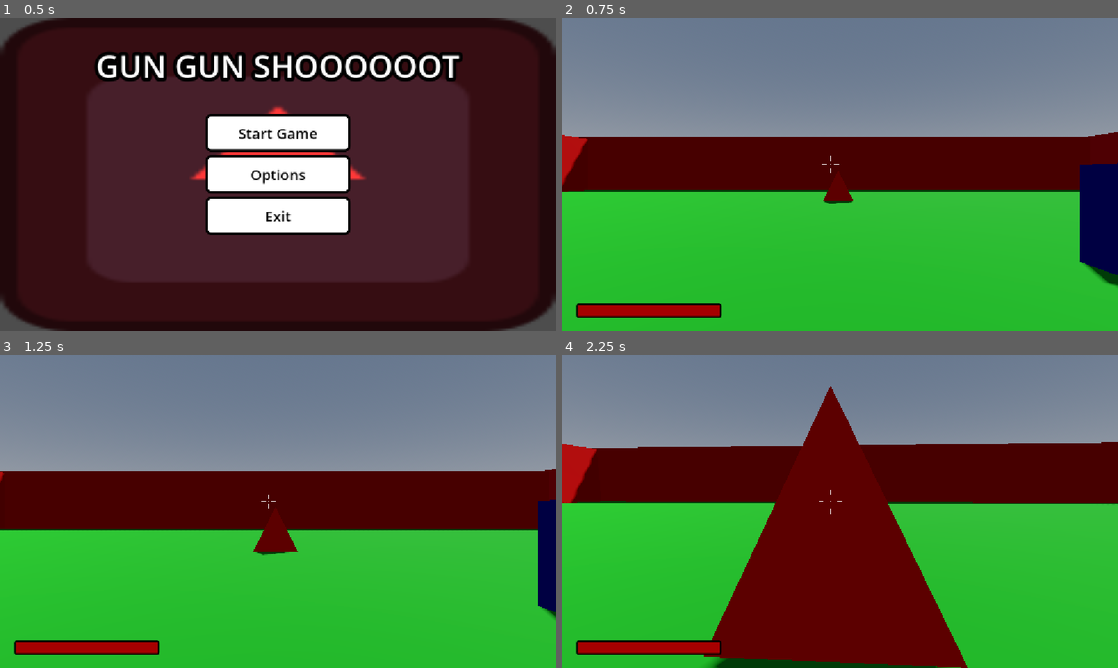
Above: before the commit, frames 1-4 (two rows, left to right).
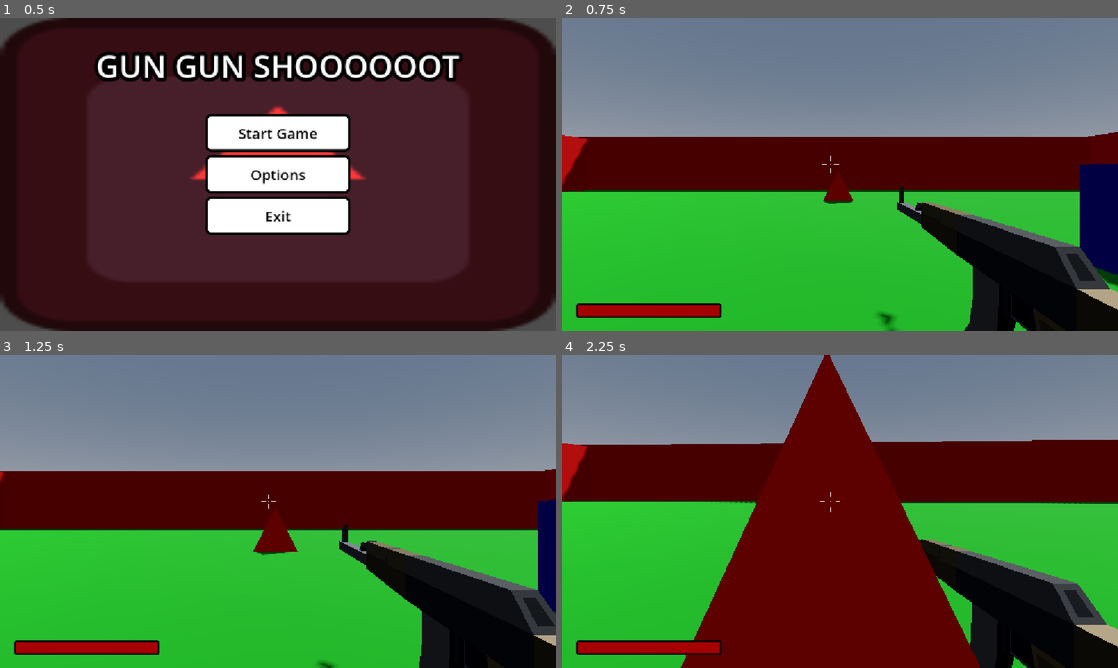
Above: after the commit, the same moments.

Repository: LaMemes10/dreamGame
Game: Godot game, scene res://scenes/mainMenu.tscn
Two runs of this game, one before a commit and one after it. Both use one fixed random seed, a clock stepped at 60 frames per second and the inputs below. The engine's default icon, where the game draws it, is replaced by a stand-in: a white triangle on a blue panel in a dark square.
Inputs (mouse positions are in pixels of both pictures, inside the frame that each line leads up to):
- Up to frame 1 (0.5 s): no input
- Up to frame 2 (0.75 s): click "Start Game" at 0.5 s
- Up to frame 3 (1.25 s): no input
- Up to frame 4 (2.25 s): tap Enter (ui_accept) at 1.25, 1.52 s; move the mouse to (867, 511) at 1.27 s; hold C (crouch) 1.28-2.03 s; hold W (forward) from 1.28 s (still down); move the mouse to (812, 511) at 2.02 s; click (812, 511) at 2.1 s

Frame 1 is identical in both runs. In frame 2, 9.0% of the frame differs, in the area x 56-100%, y 54-100%; in frame 3, 8.8%; in frame 4, 15%, in the area x 0-100%, y 0-100%.
Error before the commit: Attempt to call function 'is_playing' in base 'null instance' on a null instance. (res://Player/player.gd:123)

Commit message:
Testing fix

Diff:
--- a/Player/player.tscn
+++ b/Player/player.tscn
@@ -146,9 +146,8 @@
 
 [node name="Camera3D" type="Camera3D" parent="Head" unique_id=1303548182]
 
-[node name="Wep_AK47" parent="Head" unique_id=686137945 instance=ExtResource("2_4ntmi")]
+[node name="Wep_AK47" parent="Head/Camera3D" unique_id=686137945 instance=ExtResource("2_4ntmi")]
 transform = Transform3D(0.5, 0, 0, 0, 0.5, 0, 0, 0, 0.5, 0.45940602, -0.39218533, -0.47334754)
-visible = false
 
 [node name="AnimationPlayer" type="AnimationPlayer" parent="." unique_id=1087154656]
 libraries/ = SubResource("AnimationLibrary_vtle1")
@@ -229,4 +228,10 @@
 unique_name_in_owner = true
 layout_mode = 2
 
+[node name="PlayerStateMachine" type="Node" parent="." unique_id=1079084804]
+
+[node name="IdlePlayerState" type="Node" parent="PlayerStateMachine" unique_id=1031326751]
+
+[node name="WalkingPlayerState" type="Node" parent="PlayerStateMachine" unique_id=204645354]
+
 [connection signal="animation_started" from="AnimationPlayer" to="." method="_on_animation_player_animation_started"]
